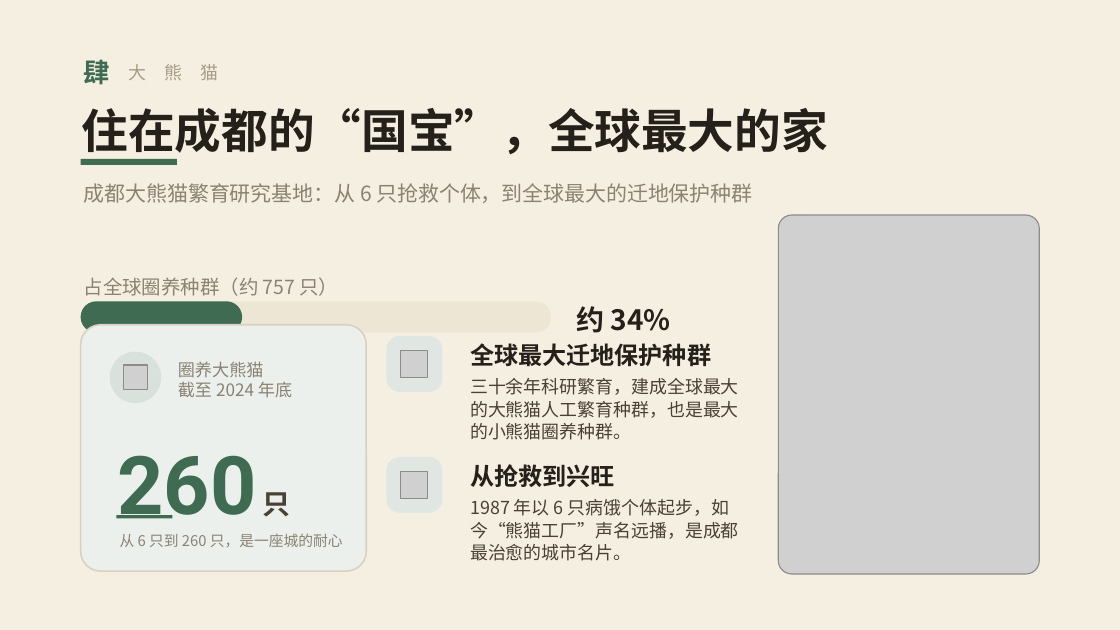
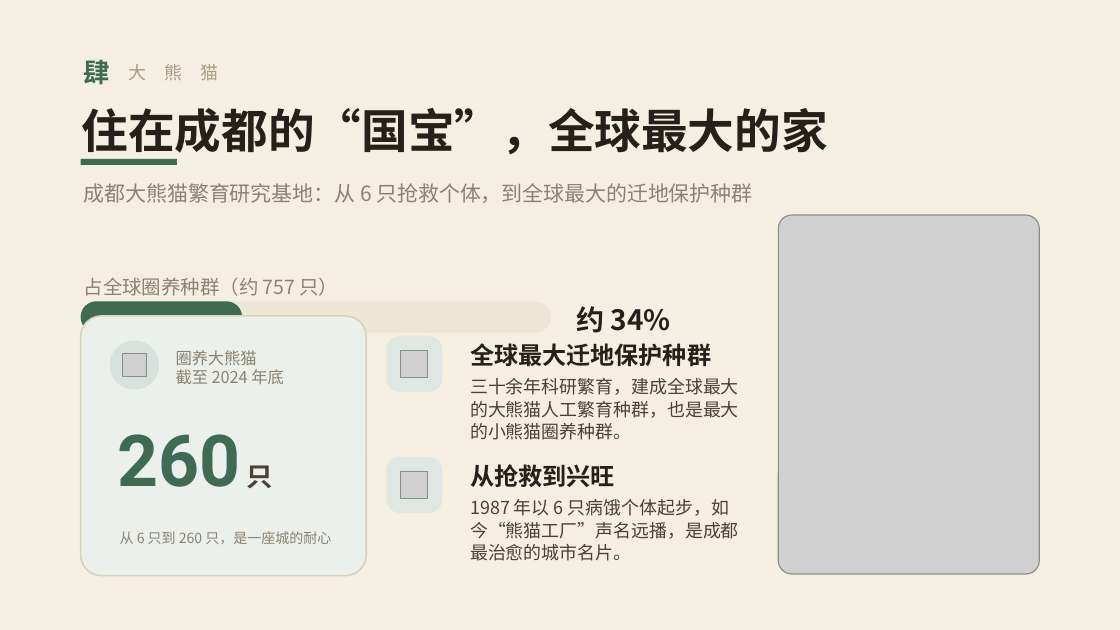
Before and after one commit to addsumtech/slides_maker-site, a slide deck: slide 8 of templates/decks/zh/chengdu/template.pptx. Drawn at 1120x630 pixels with LibreOffice and Linux fonts; fonts in the diff are those of the drawing; grey boxes stand for pictures. Boxes give left, top, right and bottom in pixels: in the first picture for what was removed or moved away, otherwise in the second. Text is boxed around its words. In the diff, an @@ line names an element or a change of style, - is before the commit and + after.

```diff
--- a/templates/decks/zh/chengdu/template.pptx
+++ b/templates/decks/zh/chengdu/template.pptx
@@ rounded rectangle: place and size @@
-rounded rectangle at [81,325,366,571]
+rounded rectangle at [81,316,366,576]
@@ ellipse: place and size @@
-ellipse at [110,352,161,403]
+ellipse at [110,340,159,390]
@@ picture: place and size @@
-picture at [123,365,148,390]
+picture at [122,353,146,376]
@@ text "圈养大熊猫": place and size @@
-text "圈养大熊猫" at [178,361,292,397]
+text "圈养大熊猫" at [176,350,284,384]
@@ text "圈养大熊猫" at [176,350,284,384]: size 11 to 10.5 pt @@
@@ text "260 只": place and size @@
-text "260 只" at [117,455,291,519]
+text "260 只" at [117,434,272,488]
@@ text "260 只" at [117,434,272,488]: size 52 to 46 pt in "260"; size 18 to 17 pt in "只" @@
@@ text "从 6 只到 260 只，是一座城的耐心" at [120,531,331,544]: size 9.5 to 9 pt @@
@@ rectangle removed at [116,515,172,519] @@
```
Also in this commit, not shown: 14 other files.
